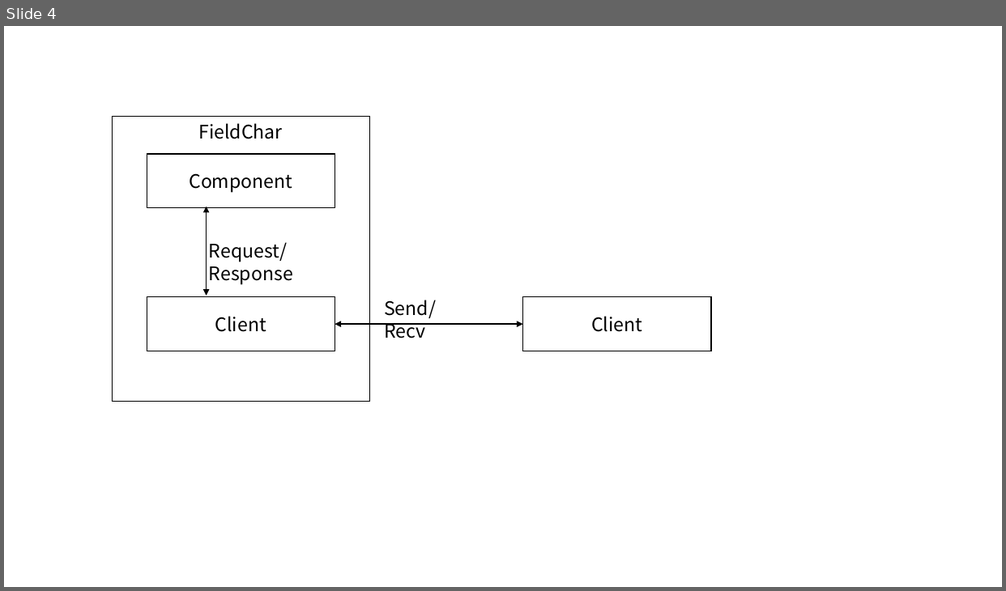
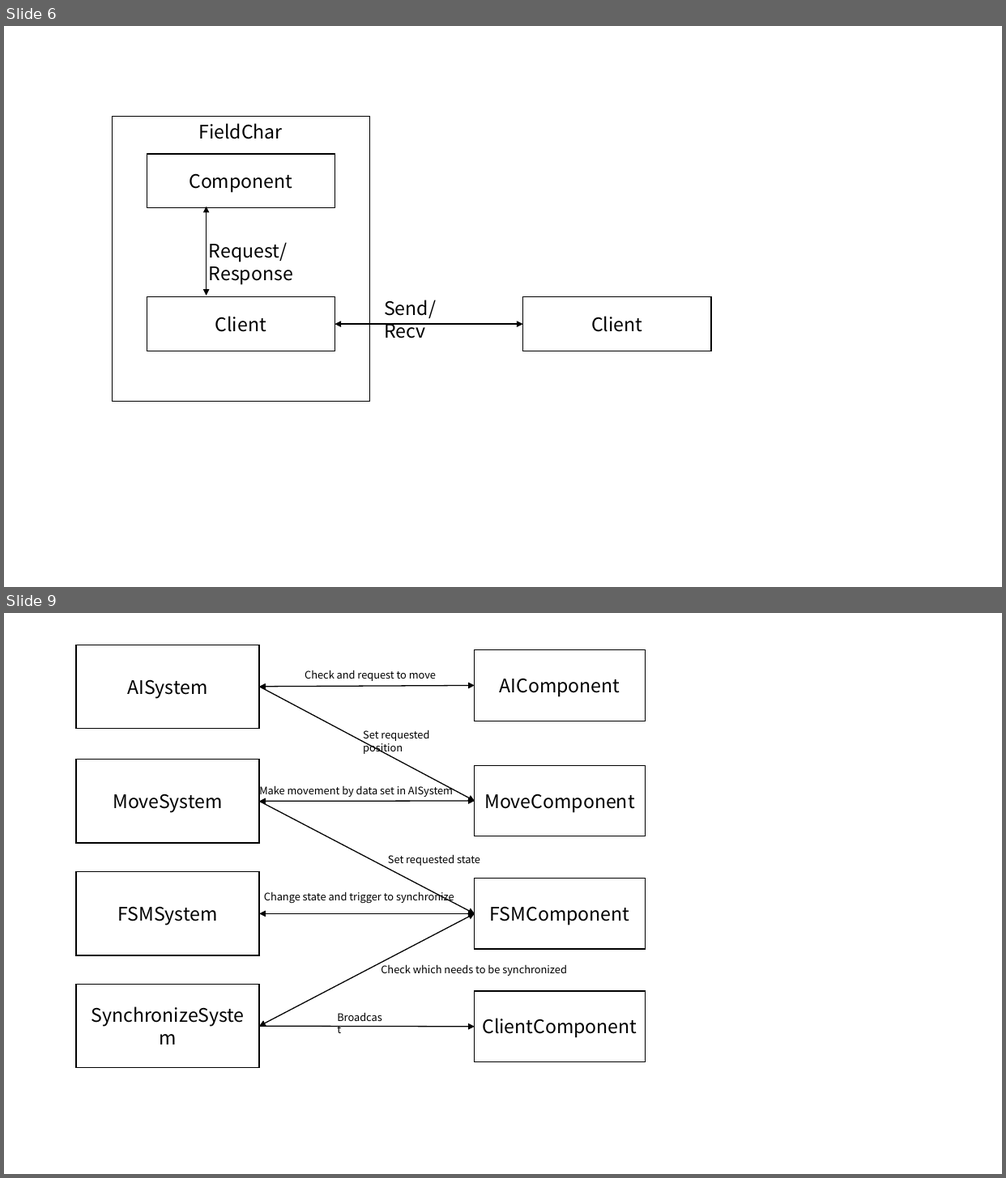
Before and after one commit to KeeJuneLim/Portfolio, a slide deck: 프레젠테이션1.pptx. Shown one above the other, each under a label of ours: slide 4 before the commit, slides 6 and 9 after it; the slides between them are not shown. The pictures are 1006x591 and 1006x1178 pixels, drawn with LibreOffice and Linux fonts; fonts in the diff are those of the drawing. Boxes give left, top, right and bottom in pixels: in the first picture for what was removed or moved away, otherwise in the second. Text is boxed around its words. In the diff, an @@ line names an element or a change of style, - is before the commit and + after.

```diff
--- a/프레젠테이션1.pptx
+++ b/프레젠테이션1.pptx
@@ slide 9 added at bbox=[4, 613, 1002, 1174], background #FFFFFF @@
@@ rectangle added at bbox=[76, 645, 259, 728], fill #FFFFFF, outline #000000 1 pt, 18 pt, text #000000 @@
+AISystem
@@ rectangle added at bbox=[475, 650, 646, 722], fill #FFFFFF, outline #000000 1 pt, 18 pt, text #000000 @@
+AIComponent
@@ text added at bbox=[305, 670, 436, 681], 10 pt, text #000000 @@
+Check and request to move
@@ double arrow added from (259, 687) to (475, 686), #000000 1 pt @@
@@ arrow added from (259, 687) to (475, 801), #000000 1 pt @@
@@ text added at bbox=[363, 730, 429, 755], 10 pt, text #000000 @@
+Set requested position
@@ rectangle added at bbox=[76, 760, 259, 844], fill #FFFFFF, outline #000000 1 pt, 18 pt, text #000000 @@
+MoveSystem
@@ rectangle added at bbox=[475, 766, 646, 837], fill #FFFFFF, outline #000000 1 pt, 18 pt, text #000000 @@
+MoveComponent
@@ double arrow added from (475, 801) to (259, 801), #000000 1 pt @@
@@ text added at bbox=[259, 784, 453, 798], 10 pt, text #000000 @@
+Make movement by data set in AISystem
@@ arrow added from (259, 801) to (475, 914), #000000 1 pt @@
@@ text added at bbox=[388, 854, 480, 866], 10 pt, text #000000 @@
+Set requested state
@@ rectangle added at bbox=[76, 872, 259, 956], fill #FFFFFF, outline #000000 1 pt, 18 pt, text #000000 @@
+FSMSystem
@@ rectangle added at bbox=[475, 879, 646, 950], fill #FFFFFF, outline #000000 1 pt, 18 pt, text #000000 @@
+FSMComponent
@@ text added at bbox=[264, 890, 454, 904], 10 pt, text #000000 @@
+Change state and trigger to synchronize
@@ double arrow added from (259, 914) to (475, 914), #000000 1 pt @@
@@ double arrow added from (259, 1026) to (475, 914), #000000 1 pt @@
@@ text added at bbox=[381, 963, 567, 976], 10 pt, text #000000 @@
+Check which needs to be synchronized
@@ rectangle added at bbox=[76, 984, 259, 1068], fill #FFFFFF, outline #000000 1 pt, 18 pt, text #000000 @@
+SynchronizeSystem
@@ rectangle added at bbox=[475, 991, 646, 1063], fill #FFFFFF, outline #000000 1 pt, 18 pt, text #000000 @@
+ClientComponent
@@ text added at bbox=[330, 1007, 392, 1028], 10 pt, text #000000 @@
+Broadcast
@@ arrow added from (259, 1026) to (475, 1027), #000000 1 pt @@
@@ what was slide 4 is now slide 6 @@
```
Also in this commit, not shown: 7 other slides added, 1 slide removed, 42 other files.
